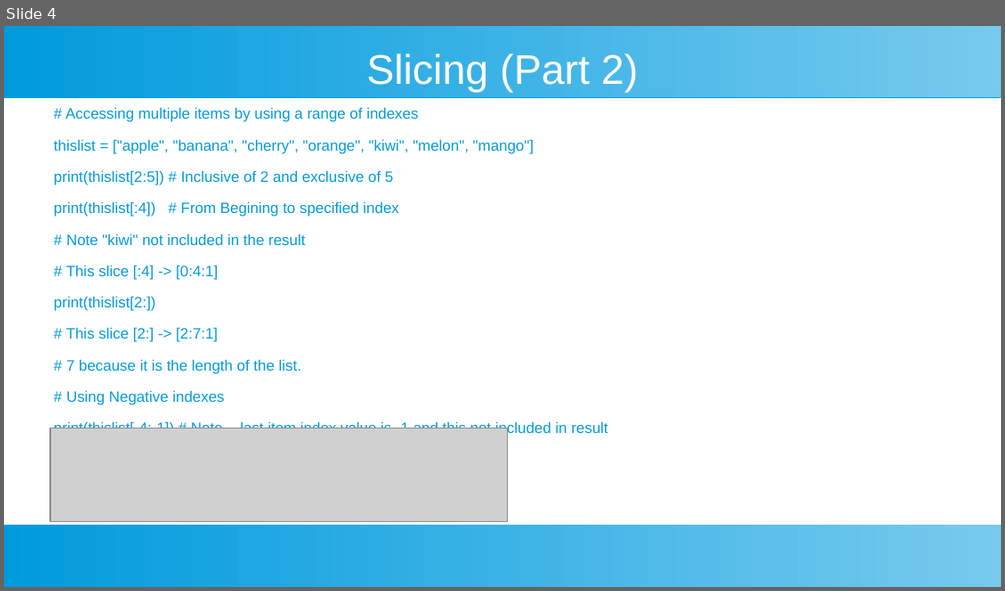
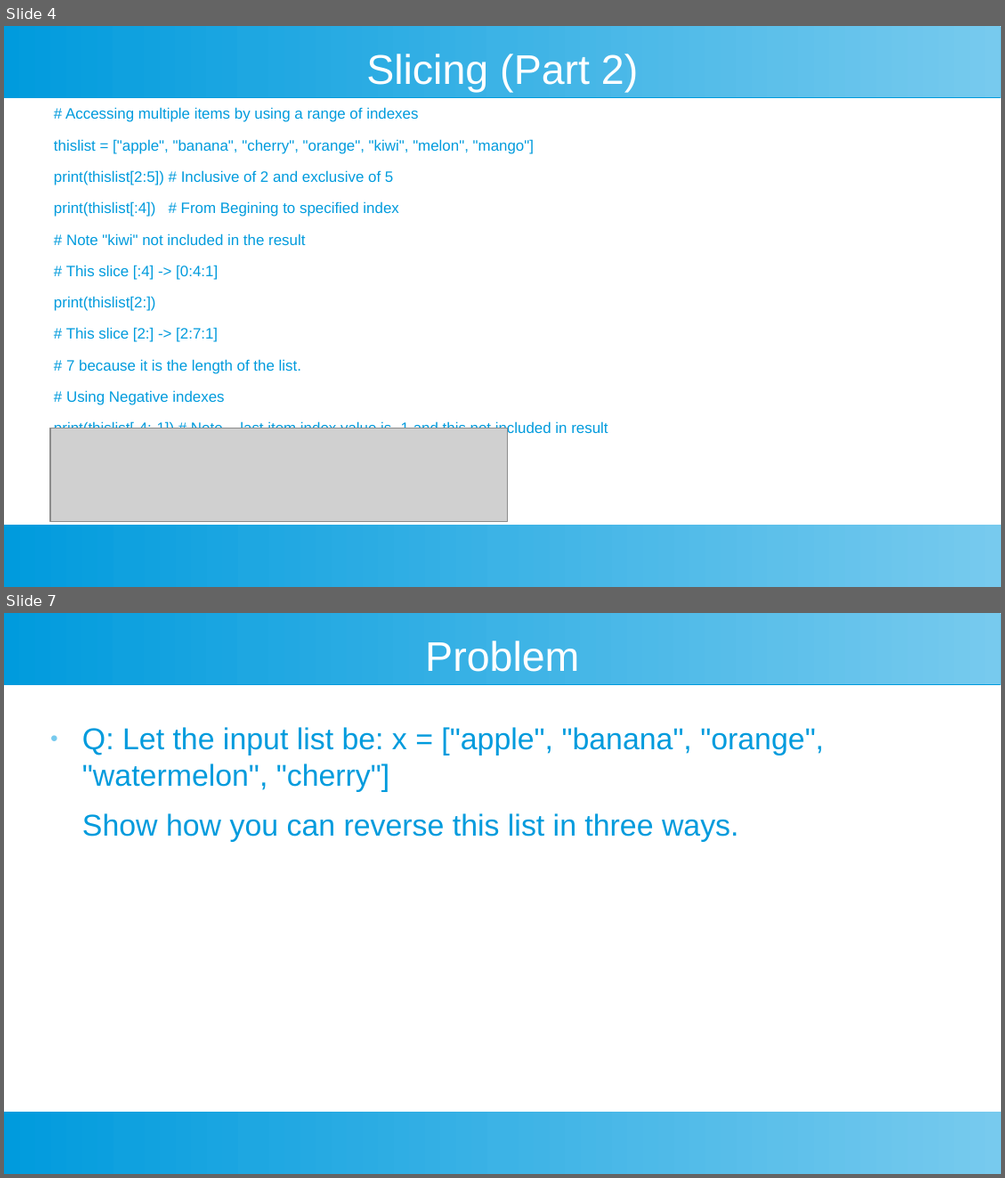
Before and after one commit to ashishjain1547/public_lessons_in_python, a slide deck: Ch 7 - Lists/List.odp. Shown one above the other, each under a label of ours: slide 4 before the commit, slides 4 and 7 after it; the slides between them are not shown. The pictures are 1005x591 and 1005x1178 pixels, drawn with LibreOffice and Linux fonts; fonts in the diff are those of the drawing; grey boxes stand for pictures. Boxes give left, top, right and bottom in pixels: in the first picture for what was removed or moved away, otherwise in the second. Text is boxed around its words. In the diff, an @@ line names an element or a change of style, - is before the commit and + after.

```diff
--- a/Ch 7 - Lists/List.odp
+++ b/Ch 7 - Lists/List.odp
@@ slide 7 added at (4,613,1001,1174), background #FFFFFF; not listed: 2 template elements that a slide beside it also shows @@
@@ title added at (425,641,579,672), 33 pt, text #FFFFFF @@
+Problem
@@ text added at (82,727,824,841), 24 pt, text #009BDD @@
+● Q: Let the input list be: x = ["apple", "banana", "orange", "watermelon", "cherry"]
+Show how you can reverse this list in three ways.
```
Also in this commit, not shown: 2 other slides added, 16 other files.
